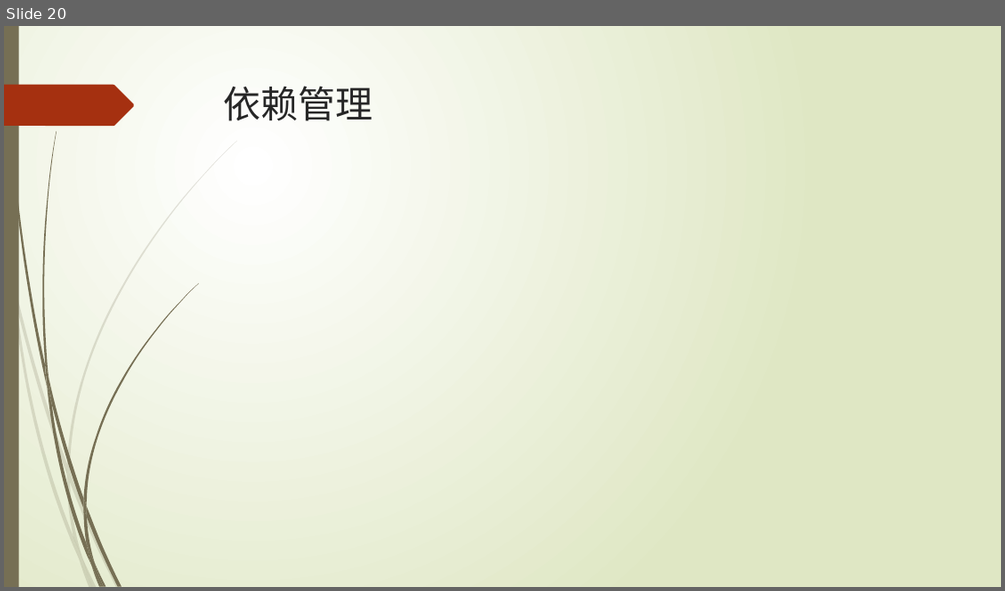
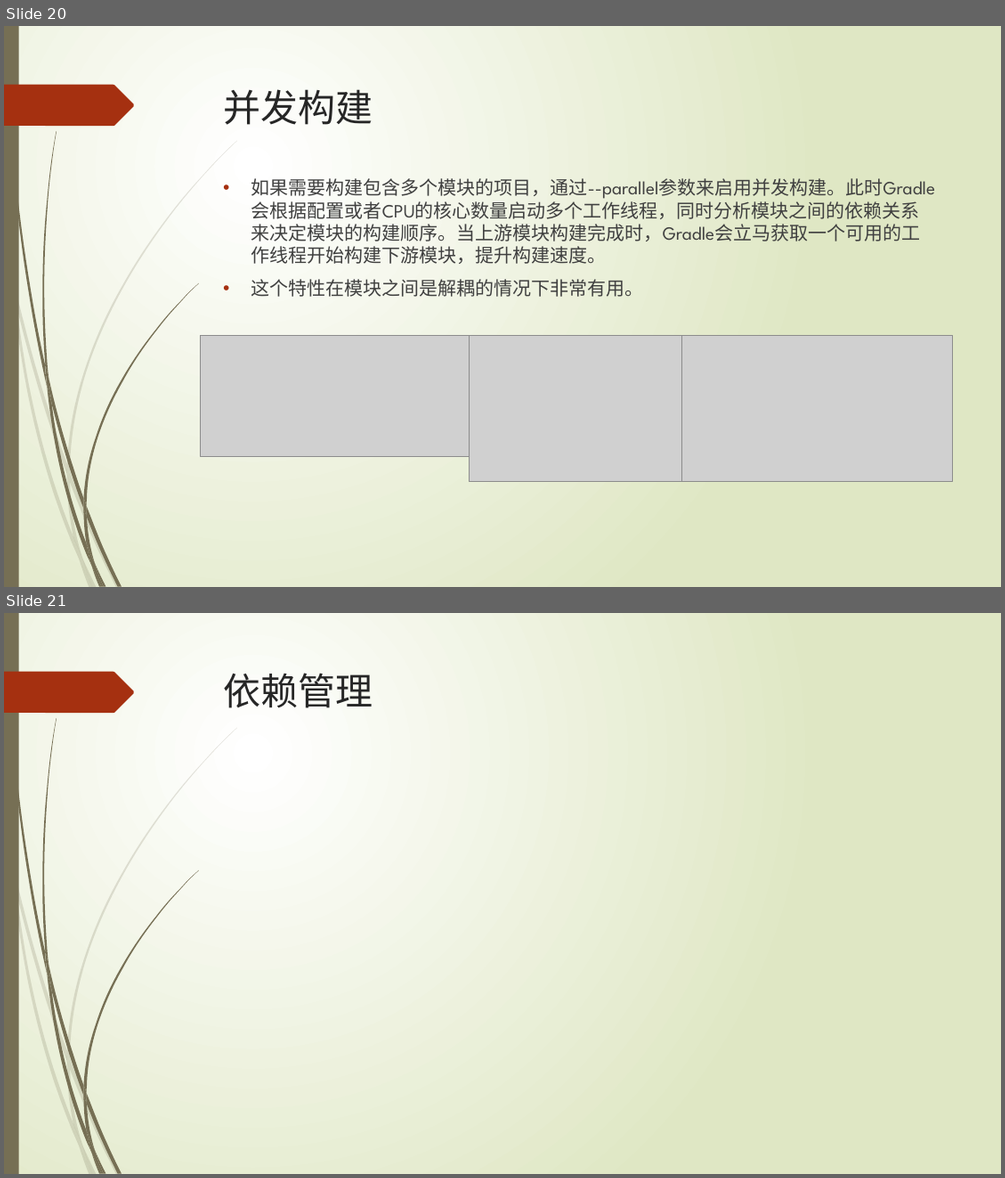
Before and after one commit to xljnc/gradle-springboot-plugin, a slide deck: doc/Gradle浅析.pptx. Shown one above the other, each under a label of ours: slide 20 before the commit, slides 20 and 21 after it. The pictures are 1005x591 and 1005x1178 pixels, drawn with LibreOffice and Linux fonts; fonts in the diff are those of the drawing; grey boxes stand for pictures. Boxes give left, top, right and bottom in pixels: in the first picture for what was removed or moved away, otherwise in the second. Text is boxed around its words. In the diff, an @@ line names an element or a change of style, - is before the commit and + after.

```diff
--- a/doc/Gradle浅析.pptx
+++ b/doc/Gradle浅析.pptx
@@ slide 20 added at <box>4,26,1001,587</box>, background gradient #FFFFFF to #DFE8C4; not listed: 24 template elements that a slide beside it also shows @@
@@ title added at <box>224,89,373,125</box>, 36 pt, text #262626 @@
+并发构建
@@ text added at <box>251,176,935,297</box>, 18 pt, text #404040 @@
+• 如果需要构建包含多个模块的项目，通过--parallel参数来启用并发构建。此时Gradle会根据配置或者CPU的核心数量启动多个工作线程，同时分析模块之间的依赖关系来决定模块的构建顺序。当上游模块构建完成时，Gradle会立马获取一个可用的工作线程开始构建下游模块，提升构建速度。
+• 这个特性在模块之间是解耦的情况下非常有用。
@@ picture added at <box>200,335,469,456</box> @@
@@ picture added at <box>469,335,682,482</box> @@
@@ picture added at <box>682,335,953,482</box> @@
@@ what was slide 20 is now slide 21 @@
```
Also in this commit, not shown: 3 other slides added.
